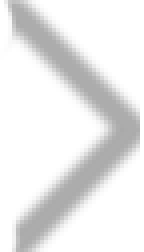
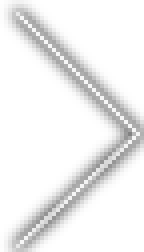
Layer changes from the first 144px x 252px image to the second:
added group "Point" with 2 layers above "Rectangle 2" over 16, 12, 140, 248
added layer "Shape 2" in group "Point" over 16, 132, 140, 248
added layer "Shape 1" in group "Point" over 16, 12, 140, 136
hid "Rectangle 1" over 0, 0, 140, 252
